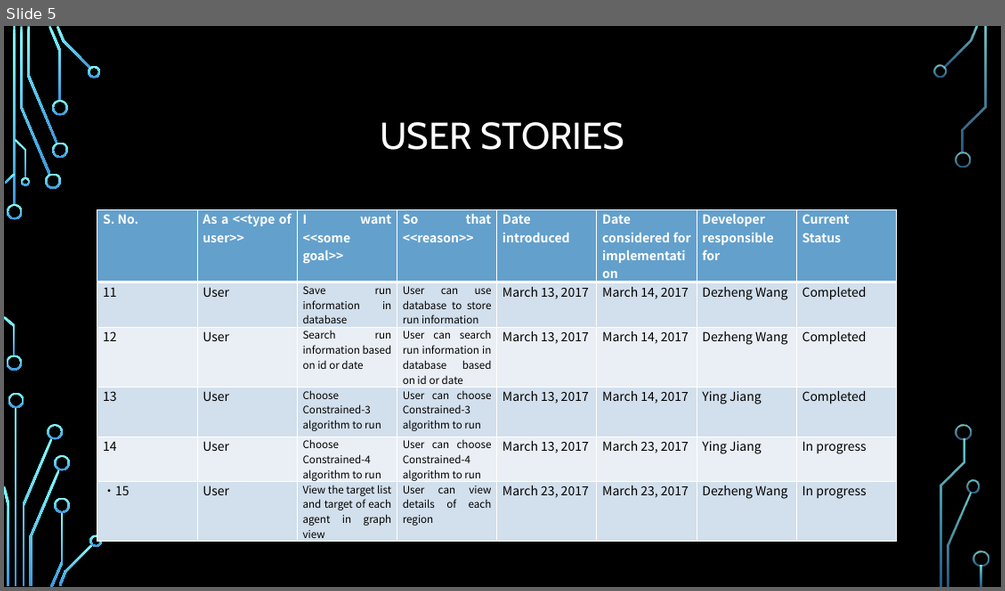
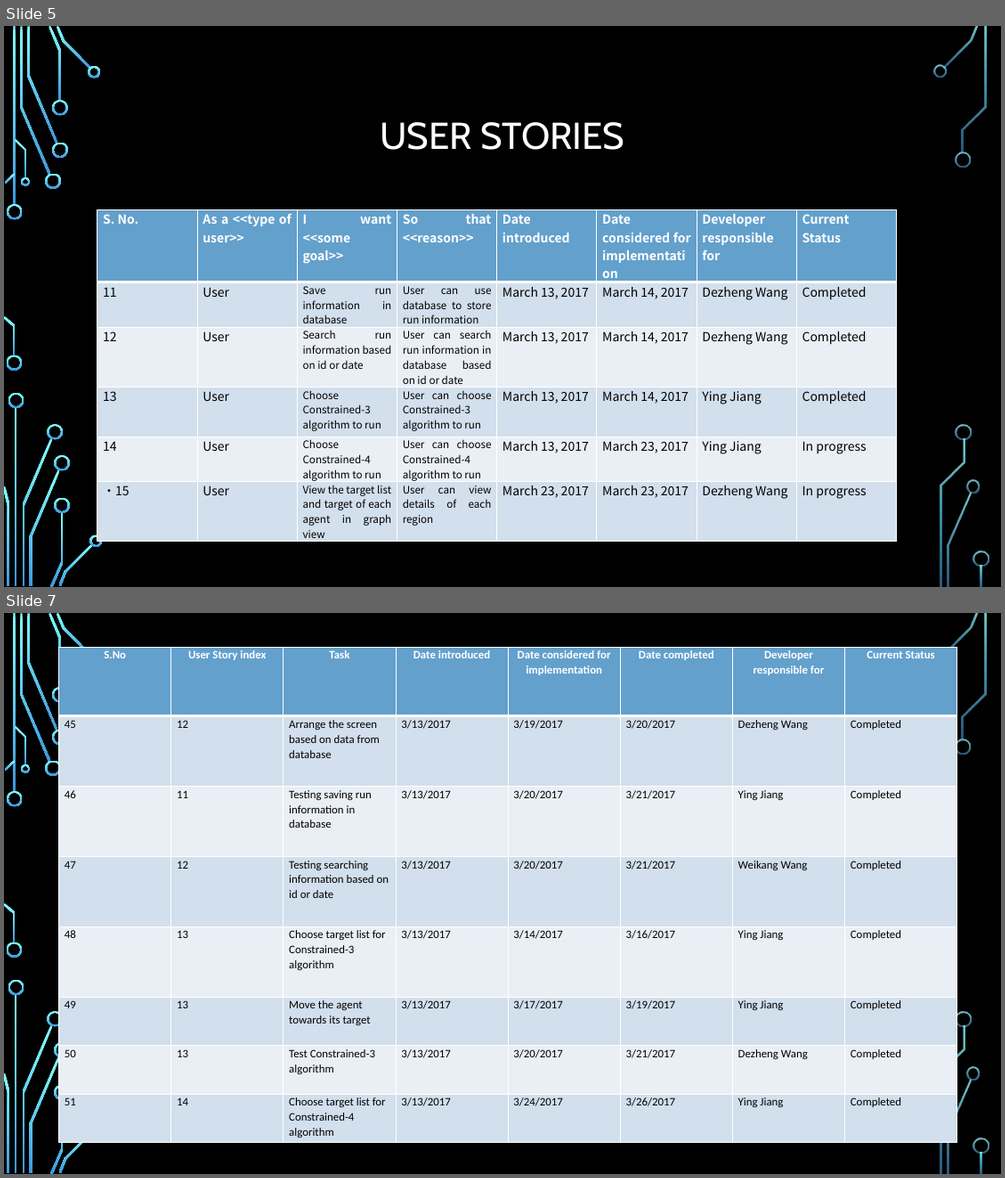
Before and after one commit to Giant-Visualize/Giant-Visualize-Multi-Agent-Patrolling, a slide deck: Document/GIANTS_FourthPresentation.pptx. Shown one above the other, each under a label of ours: slide 5 before the commit, slides 5 and 7 after it; the slides between them are not shown. The pictures are 1005x591 and 1005x1178 pixels, drawn with LibreOffice and Linux fonts; fonts in the diff are those of the drawing; background and template pictures are left out. Boxes give left, top, right and bottom in pixels: in the first picture for what was removed or moved away, otherwise in the second. Text is boxed around its words. In the diff, an @@ line names an element or a change of style, - is before the commit and + after.

```diff
--- a/Document/GIANTS_FourthPresentation.pptx
+++ b/Document/GIANTS_FourthPresentation.pptx
@@ slide 7 added at (4, 613, 1001, 1174), background picture (left out); not listed: 36 template elements that a slide beside it also shows @@
@@ table added at (58, 647, 956, 1142), 8 rows, 8 columns @@
+S.No | User Story index | Task | Date introduced | Date considered for implementation | Date completed | Developer responsible for | Current Status
+45 | 12 | Arrange the screen based on data from database | 3/13/2017 | 3/19/2017 | 3/20/2017 | Dezheng Wang | Completed
+46 | 11 | Testing saving run information in database | 3/13/2017 | 3/20/2017 | 3/21/2017 | Ying Jiang | Completed
+47 | 12 | Testing searching information based on id or date | 3/13/2017 | 3/20/2017 | 3/21/2017 | Weikang Wang | Completed
+48 | 13 | Choose target list for Constrained-3 algorithm | 3/13/2017 | 3/14/2017 | 3/16/2017 | Ying Jiang | Completed
+49 | 13 | Move the agent towards its target | 3/13/2017 | 3/17/2017 | 3/19/2017 | Ying Jiang | Completed
+50 | 13 | Test Constrained-3 algorithm | 3/13/2017 | 3/20/2017 | 3/21/2017 | Dezheng Wang | Completed
+51 | 14 | Choose target list for Constrained-4 algorithm | 3/13/2017 | 3/24/2017 | 3/26/2017 | Ying Jiang | Completed
```
Also in this commit, not shown: 2 slides changed, 1 other slide added.
